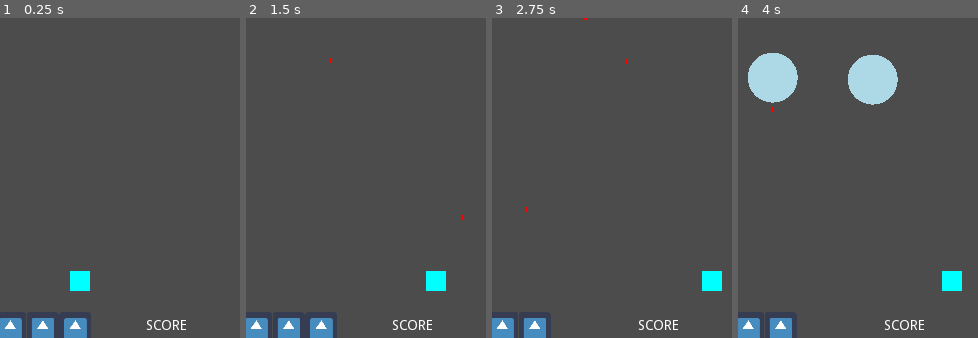
Above: before the commit, frames 1-4 (left to right).
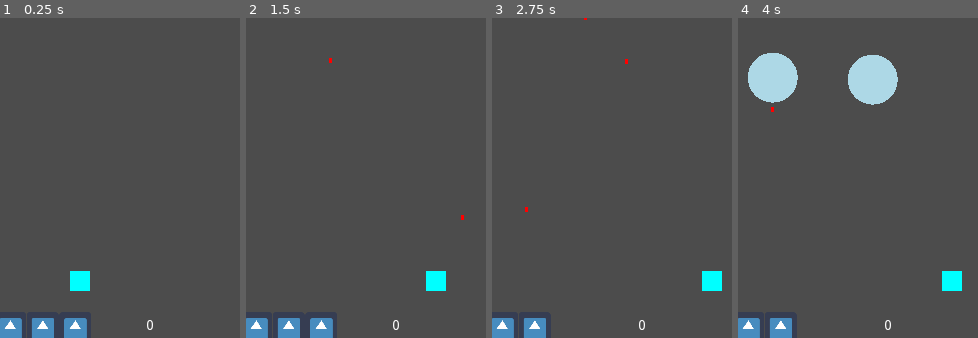
Above: after the commit, the same moments.

Repository: the-g-force/FamJam-November2020
Game: Godot game, scene res://src/TestLevel.tscn
Two runs of this game, one before a commit and one after it. Both use one fixed random seed, a clock stepped at 60 frames per second and the inputs below. The engine's default icon, where the game draws it, is replaced by a stand-in: a white triangle on a blue panel in a dark square.
Inputs (mouse positions are % of the whole screen's width and height, from its top left):
- Up to frame 1 (0.25 s): no input
- Up to frame 2 (1.5 s): move the mouse to (72, 45) at 0.52 s; hold Right (Right) 0.53-1.28 s; tap Space (Shoot) at 0.6, 1.35 s; click (72, 45) at 0.67 s; move the mouse to (30, 55) at 1.27 s; hold Left (Left) from 1.28 s (still down)
- Up to frame 3 (2.75 s): move the mouse to (60, 28) at 2.02 s; release Left (Left) at 2.03 s; hold Right (Right) from 2.03 s (still down); tap Space (Shoot) at 2.1 s
- Up to frame 4 (4 s): move the mouse to (45, 70) at 2.77 s; tap Space (Shoot) at 2.85, 3.6 s; click (45, 70) at 2.92 s; move the mouse to (80, 65) at 3.52 s; release Right (Right) at 3.53 s; hold Left (Left) from 3.53 s (still down)
The pictures show only the part of the screen within x 35-85%, y 48-98%; the shares and areas given below are measured in that part.

The runs differ from the first frame. In frame 1, 0.2% of the frame differs, in the area x 61-78%, y 94-98%; in frame 2, 0.2%; in frame 3, 0.2%; in frame 4, 0.2%.

Commit message:
Remove debugger error

Diff:
--- a/project/src/PlayerKeyboard.gd
+++ b/project/src/PlayerKeyboard.gd
@@ -4,7 +4,7 @@
 func _process(_delta):
 	if Gamestats.health < 5:
 		$Health.get_node("Sprite"+str(Gamestats.health+1)).hide()
-	$Score.text == str(Gamestats.score)
+	$Score.text = str(Gamestats.score)
 
 
 func _on_Shoot_pressed():
